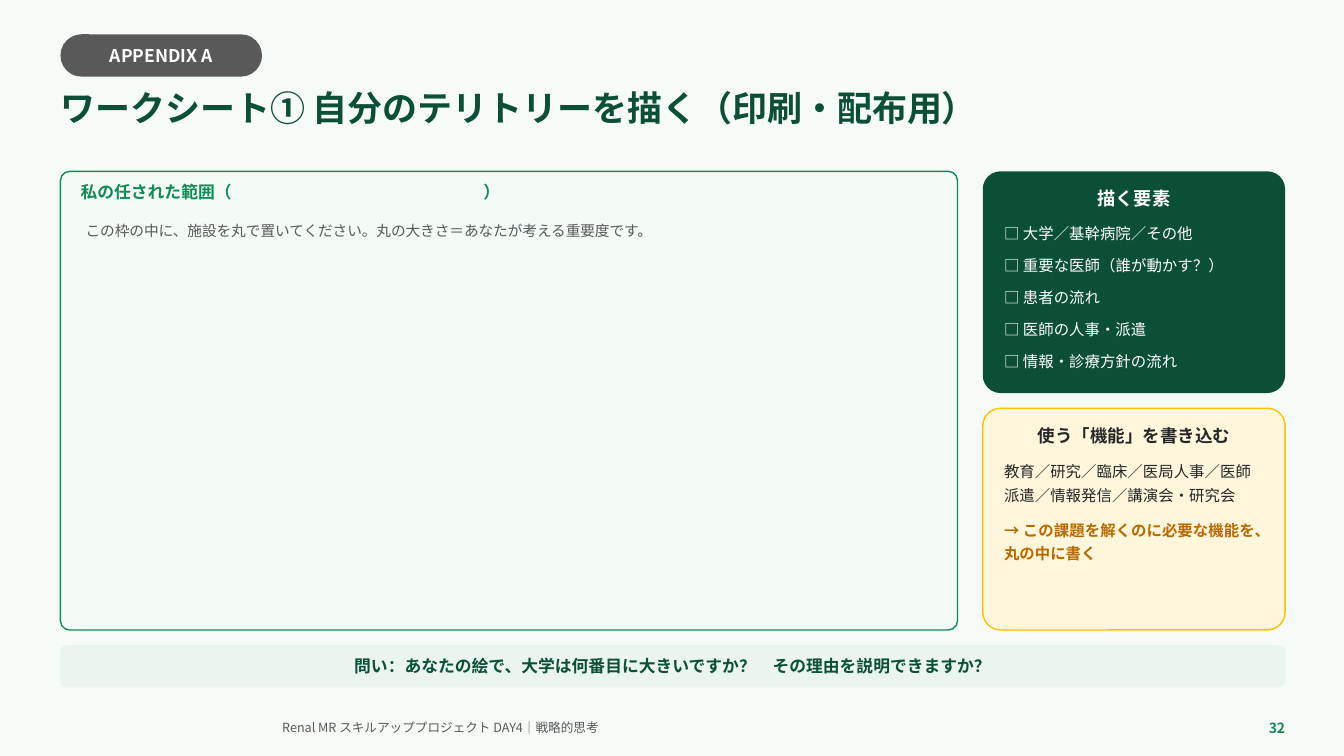
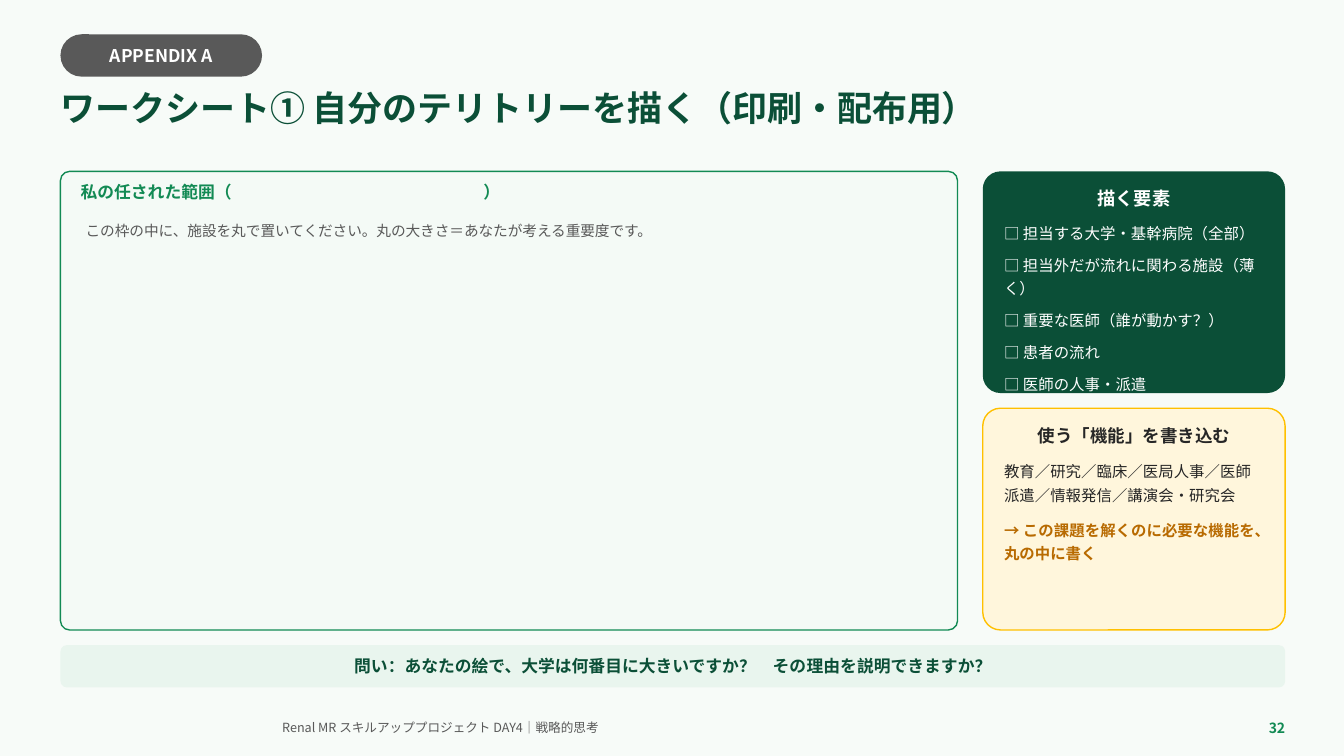
Before and after one commit to TAKUYA-1187/Claude, a slide deck: slide 32 of novartis_training/DAY4_ちょっと分かるだけで世界が変わる.pptx. Drawn at 1344x756 pixels with LibreOffice and Linux fonts; fonts in the diff are those of the drawing; background and template pictures are left out. Boxes give left, top, right and bottom in pixels: in the first picture for what was removed or moved away, otherwise in the second. Text is boxed around its words. In the diff, an @@ line names an element or a change of style, - is before the commit and + after.

```diff
--- a/novartis_training/DAY4_ちょっと分かるだけで世界が変わる.pptx
+++ b/novartis_training/DAY4_ちょっと分かるだけで世界が変わる.pptx
@@ text in rounded rectangle at [1004,226,1254,296]: text changed @@
-□ 大学／基幹病院／その他
+□ 担当する大学・基幹病院（全部）
+□ 担当外だが流れに関わる施設（薄く）
```
Also in this commit, not shown: 8 other slides changed, 2 other files.
